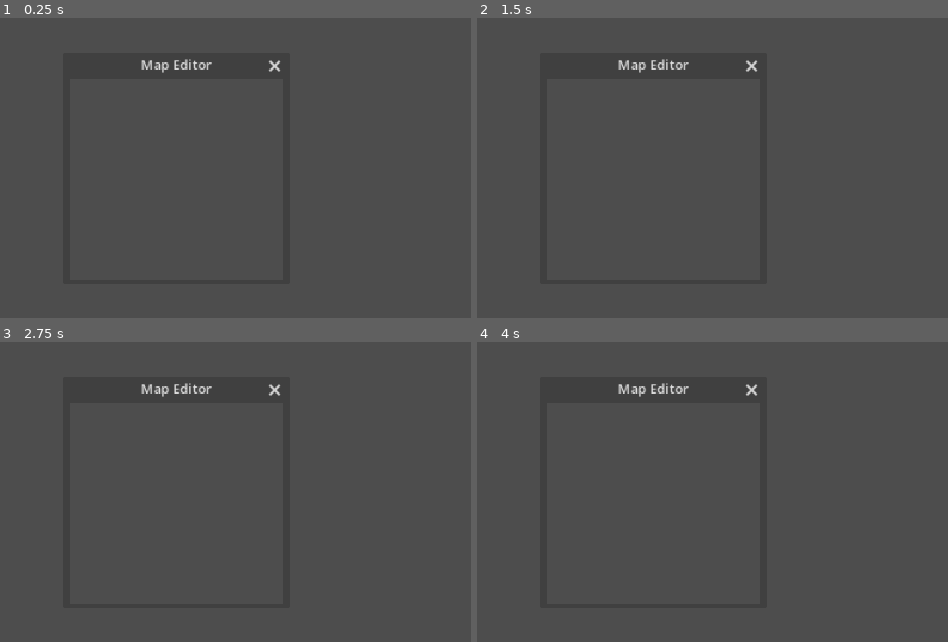
Above: before the commit, frames 1-4 (two rows, left to right).
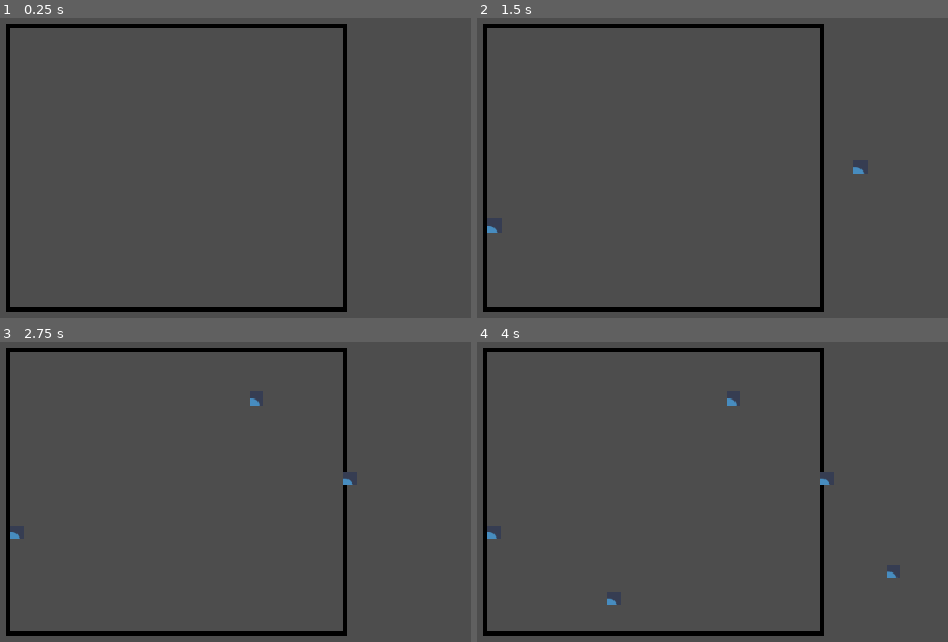
Above: after the commit, the same moments.

Repository: Ricoh2A03/Nes-Platformer-Map-Editor-NPME
Game: Godot game, scene res://main.tscn
Two runs of this game, one before a commit and one after it. Both use one fixed random seed, a clock stepped at 60 frames per second and the inputs below. The engine's default icon, where the game draws it, is replaced by a stand-in: a white triangle on a blue panel in a dark square.
Inputs (mouse positions are in pixels of both pictures, inside the frame that each line leads up to):
- Up to frame 1 (0.25 s): no input
- Up to frame 2 (1.5 s): tap Enter at 0.5 s; move the mouse to (830, 156) at 0.52 s; tap Mouse wheel down (mouse_wheel_down, bound only after the co… at 0.6 s; click (830, 156) at 0.67 s; tap Mouse wheel up (mouse_wheel_up, bound only after the commit) at 0.8, 1.35 s; tap Space at 1.25 s; move the mouse to (491, 201) at 1.27 s; click (491, 201) at 1.42 s
- Up to frame 3 (2.75 s): tap Mouse wheel down (mouse_wheel_down, bound only after the co… at 1.55, 2.1 s; tap Enter at 2 s; move the mouse to (254, 405) at 2.02 s; click (254, 405) at 2.17 s; tap Mouse wheel up (mouse_wheel_up, bound only after the commit) at 2.3 s
- Up to frame 4 (4 s): tap Space at 2.75 s; move the mouse to (613, 594) at 2.77 s; tap Mouse wheel up (mouse_wheel_up, bound only after the commit) at 2.85, 3.8 s; click (613, 594) at 2.92 s; tap Mouse wheel down (mouse_wheel_down, bound only after the co… at 3.05, 3.6 s; tap Enter at 3.5 s; move the mouse to (891, 570) at 3.52 s; click (891, 570) at 3.67 s

The runs differ from the first frame. In frame 1, 4.1% of the frame differs, in the area x 1-74%, y 2-98%; in frame 2, 4.2%; in frame 3, 4.2%; in frame 4, 4.3%, in the area x 1-90%, y 2-98%.

Commit message:
Zooming added

Diff:
--- a/main.gd
+++ b/main.gd
@@ -9,8 +9,13 @@
 	if event is InputEventMouseMotion: mouse_pos = event.position
 
 func _process(delta: float) -> void:
-	if (mouse_pos.x > map_editor.position.x):
+	if (mouse_pos.x > map_editor.position.x) and (mouse_pos.y > map_editor.position.y):
+		if Input.is_action_just_pressed("mouse_wheel_up"):
+			tile_map_layer.scale += Vector2(0.1, 0.1)
+		elif Input.is_action_just_pressed("mouse_wheel_down"):
+			tile_map_layer.scale -= Vector2(0.1, 0.1)
+
 		if Input.is_mouse_button_pressed(MOUSE_BUTTON_LEFT):
-			tile_map_layer.set_cell(tile_map_layer.local_to_map(mouse_pos - map_editor.global_position), 0, Vector2(6, 1), 0)
+			tile_map_layer.set_cell(tile_map_layer.local_to_map((mouse_pos - map_editor.global_position) - tile_map_layer.scale), 0, Vector2(6, 1), 0)
 		elif Input.is_mouse_button_pressed(MOUSE_BUTTON_RIGHT):
-			tile_map_layer.erase_cell(tile_map_layer.local_to_map(mouse_pos - map_editor.global_position))
+			tile_map_layer.erase_cell(tile_map_layer.local_to_map((mouse_pos - map_editor.global_position) - tile_map_layer.scale))
--- a/main.tscn
+++ b/main.tscn
@@ -34,29 +34,13 @@
 anchors_preset = 15
 anchor_right = 1.0
 anchor_bottom = 1.0
-offset_left = 994.0
-offset_top = 129.0
-offset_right = 434.0
-offset_bottom = -75.0
+offset_left = 280.0
+offset_top = 88.0
+offset_right = -280.0
+offset_bottom = -116.0
 grow_horizontal = 2
 grow_vertical = 2
 theme = SubResource("Theme_h2yge")
 
 [node name="TileMapLayer" type="TileMapLayer" parent="MapEditor"]
 tile_set = SubResource("TileSet_1bvp3")
-
-[node name="Window" type="Window" parent="."]
-title = "Map Editor"
-initial_position = 1
-size = Vector2i(256, 240)
-transient = true
-sharp_corners = true
-min_size = Vector2i(256, 240)
-keep_title_visible = true
-content_scale_mode = 1
-content_scale_aspect = 1
-content_scale_stretch = 1
-
-[node name="SubViewport" type="SubViewport" parent="Window"]
-canvas_item_default_texture_filter = 0
-size = Vector2i(256, 240)
--- a/project.godot
+++ b/project.godot
@@ -22,6 +22,24 @@
 window/size/viewport_height=540
 window/stretch/mode="canvas_items"
 
+[input]
+
+mouse_wheel_up={
+"deadzone": 0.2,
+"events": [Object(InputEventMouseButton,"resource_local_to_scene":false,"resource_name":"","device":-1,"window_id":0,"alt_pressed":false,"shift_pressed":false,"ctrl_pressed":false,"meta_pressed":false,"button_mask":0,"position":Vector2(0, 0),"global_position":Vector2(0, 0),"factor":1.0,"button_index":4,"canceled":false,"pressed":false,"double_click":false,"script":null)
+]
+}
+mouse_wheel_down={
+"deadzone": 0.2,
+"events": [Object(InputEventMouseButton,"resource_local_to_scene":false,"resource_name":"","device":-1,"window_id":0,"alt_pressed":false,"shift_pressed":false,"ctrl_pressed":false,"meta_pressed":false,"button_mask":0,"position":Vector2(0, 0),"global_position":Vector2(0, 0),"factor":1.0,"button_index":5,"canceled":false,"pressed":false,"double_click":false,"script":null)
+]
+}
+mouse_middle_button={
+"deadzone": 0.2,
+"events": [Object(InputEventMouseButton,"resource_local_to_scene":false,"resource_name":"","device":-1,"window_id":0,"alt_pressed":false,"shift_pressed":false,"ctrl_pressed":false,"meta_pressed":false,"button_mask":0,"position":Vector2(0, 0),"global_position":Vector2(0, 0),"factor":1.0,"button_index":3,"canceled":false,"pressed":false,"double_click":false,"script":null)
+]
+}
+
 [rendering]
 
 renderer/rendering_method="gl_compatibility"
